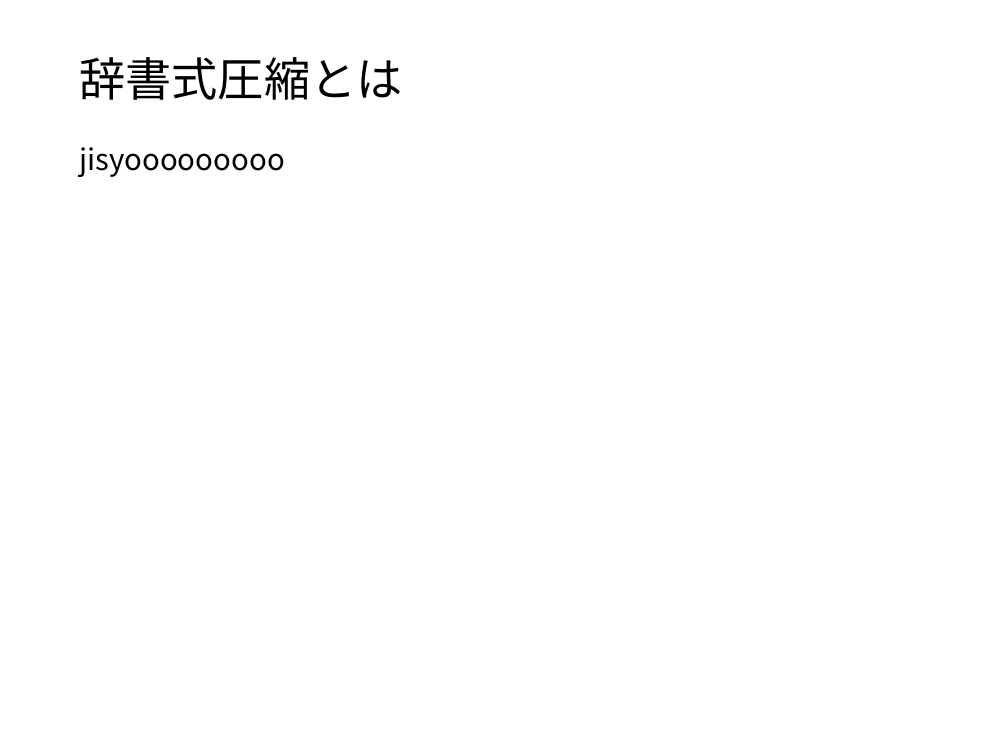
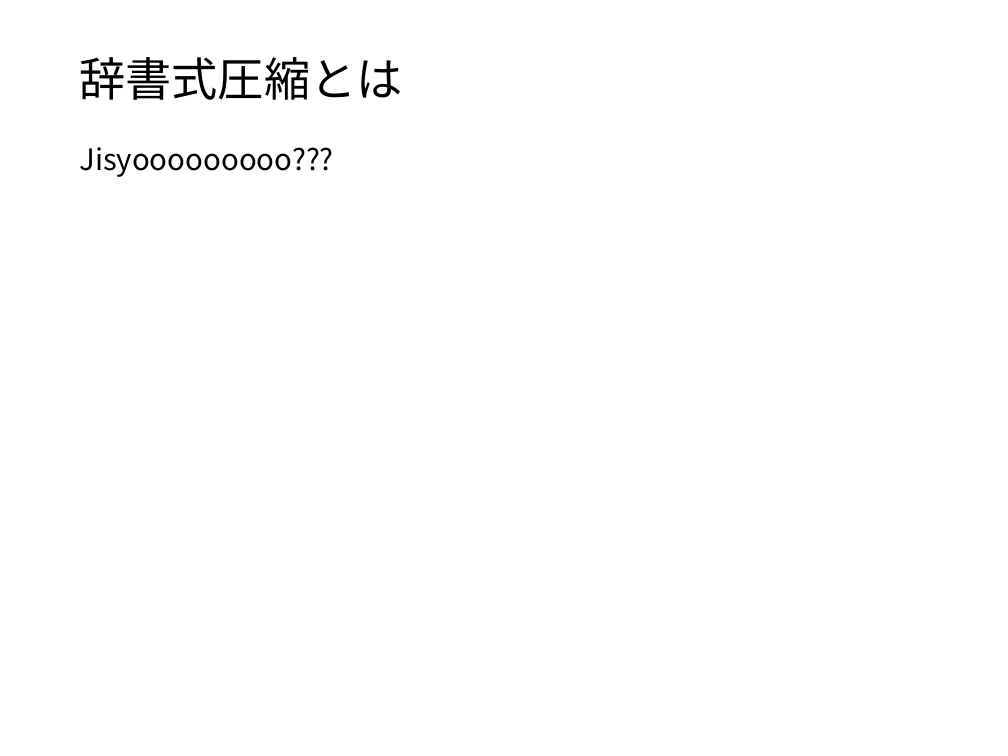
Before and after one commit to kazukikai/mojiretu_happyou, a slide deck: slide 2 of プレゼンテーション3.pptx. Drawn at 1008x756 pixels with LibreOffice and Linux fonts; fonts in the diff are those of the drawing. Boxes give left, top, right and bottom in pixels: in the first picture for what was removed or moved away, otherwise in the second. Text is boxed around its words. In the diff, an @@ line names an element or a change of style, - is before the commit and + after.

```diff
--- a/プレゼンテーション3.pptx
+++ b/プレゼンテーション3.pptx
@@ text at (x1=79, y1=147, x2=334, y2=177): text changed @@
-jisyooooooooo
+Jisyooooooooo???
```
